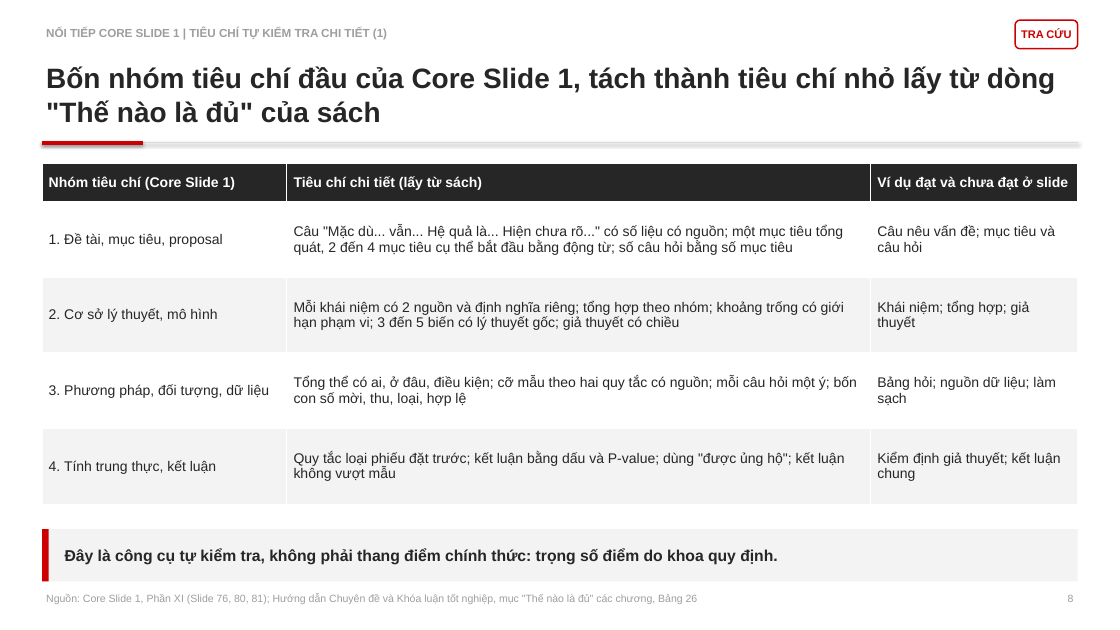
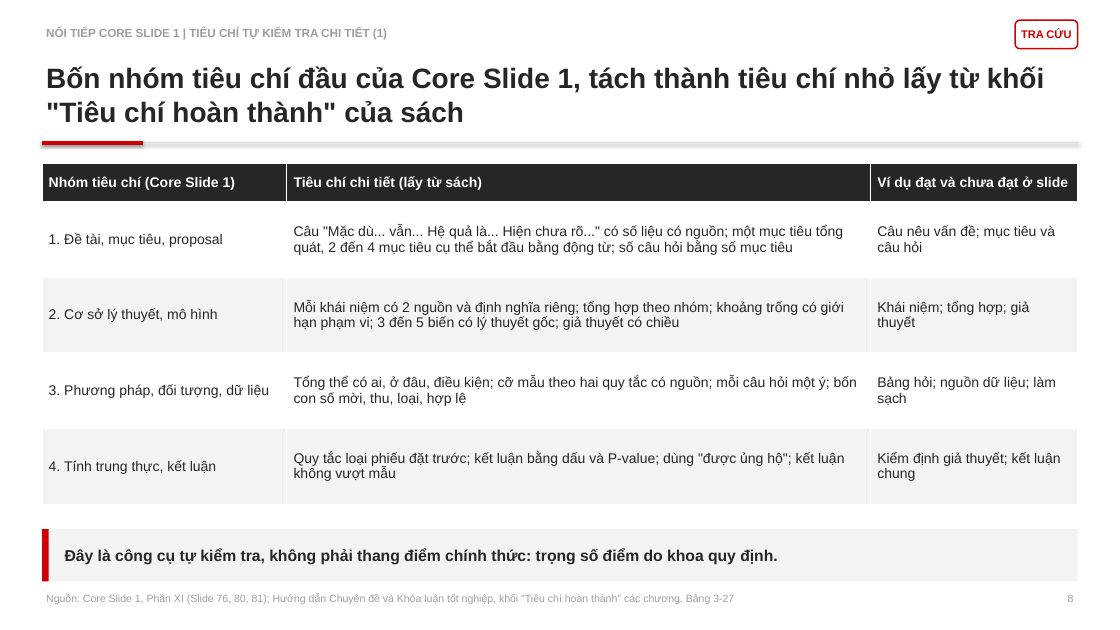
Before and after one commit to johnneinadlerr0353-bot/sachhuongdan, a slide deck: slide 8 of Core_Slide_2_HD2_Bain.pptx. Drawn at 1120x630 pixels with LibreOffice and Linux fonts; fonts in the diff are those of the drawing. Boxes give left, top, right and bottom in pixels: in the first picture for what was removed or moved away, otherwise in the second. Text is boxed around its words. In the diff, an @@ line names an element or a change of style, - is before the commit and + after.

```diff
--- a/Core_Slide_2_HD2_Bain.pptx
+++ b/Core_Slide_2_HD2_Bain.pptx
@@ text at [46, 66, 1045, 123]: text changed @@
-Bốn nhóm tiêu chí đầu của Core Slide 1, tách thành tiêu chí nhỏ lấy từ dòng "Thế nào là đủ" của sách
+Bốn nhóm tiêu chí đầu của Core Slide 1, tách thành tiêu chí nhỏ lấy từ khối "Tiêu chí hoàn thành" của sách
@@ text at [46, 594, 734, 604]: text changed @@
-Nguồn: Core Slide 1, Phần XI (Slide 76, 80, 81); Hướng dẫn Chuyên đề và Khóa luận tốt nghiệp, mục "Thế nào là đủ" các chương, Bảng 26
+Nguồn: Core Slide 1, Phần XI (Slide 76, 80, 81); Hướng dẫn Chuyên đề và Khóa luận tốt nghiệp, khối "Tiêu chí hoàn thành" các chương, Bảng 3-27
```
Also in this commit, not shown: 117 other slides changed, 4 other files.
